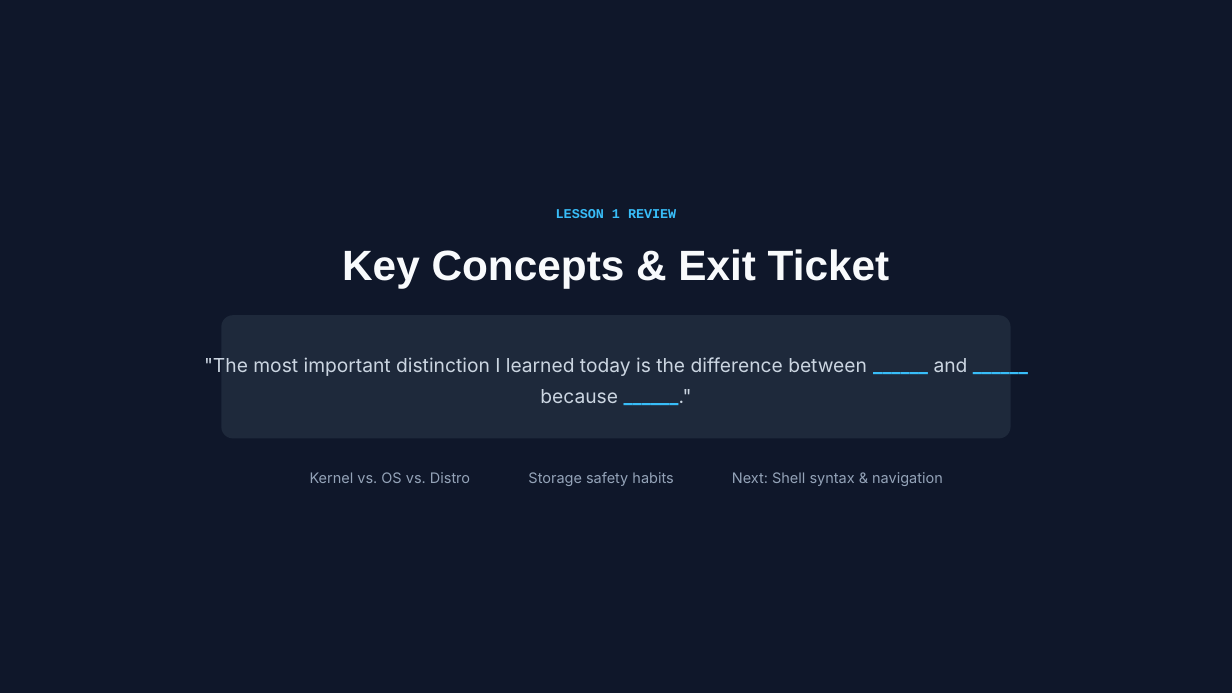
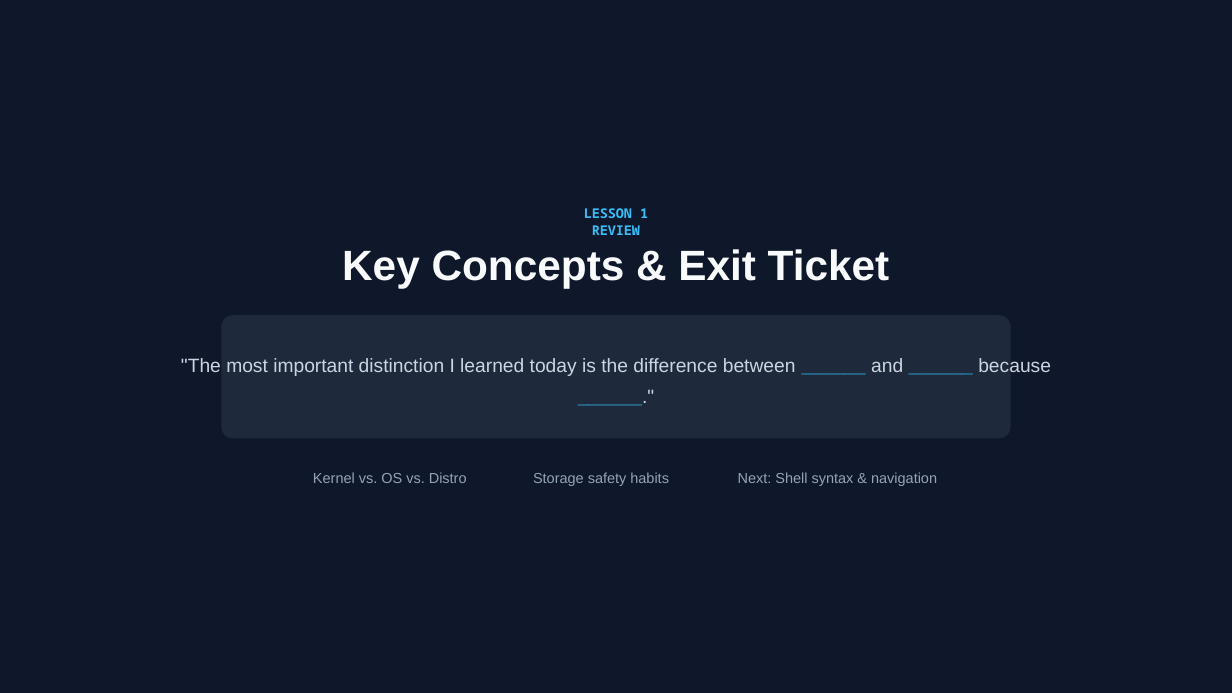
Before and after one commit to flybfree/Linux_Introduction_recovered, a slide deck: slide 19 of Presentation/Lesson 1_ Operating Systems and Linux Fundamentals.pptx (slide 17 before the commit). Drawn at 1232x693 pixels with LibreOffice and Linux fonts; fonts in the diff are those of the drawing; background and template pictures are left out. Boxes give left, top, right and bottom in pixels: in the first picture for what was removed or moved away, otherwise in the second. Text is boxed around its words. In the diff, an @@ line names an element or a change of style, - is before the commit and + after.

Commit message:
Repair fonts in remaining Linux lesson presentations

```diff
--- a/Presentation/Lesson 1_ Operating Systems and Linux Fundamentals.pptx
+++ b/Presentation/Lesson 1_ Operating Systems and Linux Fundamentals.pptx
@@ text "LESSON 1 REVIEW": place and size @@
-text "LESSON 1 REVIEW" at [556, 209, 676, 218]
+text "LESSON 1 REVIEW" at [584, 208, 648, 235]
@@ text "LESSON 1 REVIEW" at [584, 208, 648, 235]: font Courier New to Noto Sans Mono @@
@@ font Inter to Arial in 4 elements at [181, 358, 1051, 376], [313, 472, 467, 483], [738, 472, 937, 486], [533, 472, 669, 486] @@
```
Also in this commit, not shown: 16 other slides changed, 2 slides added, 7 other files.
